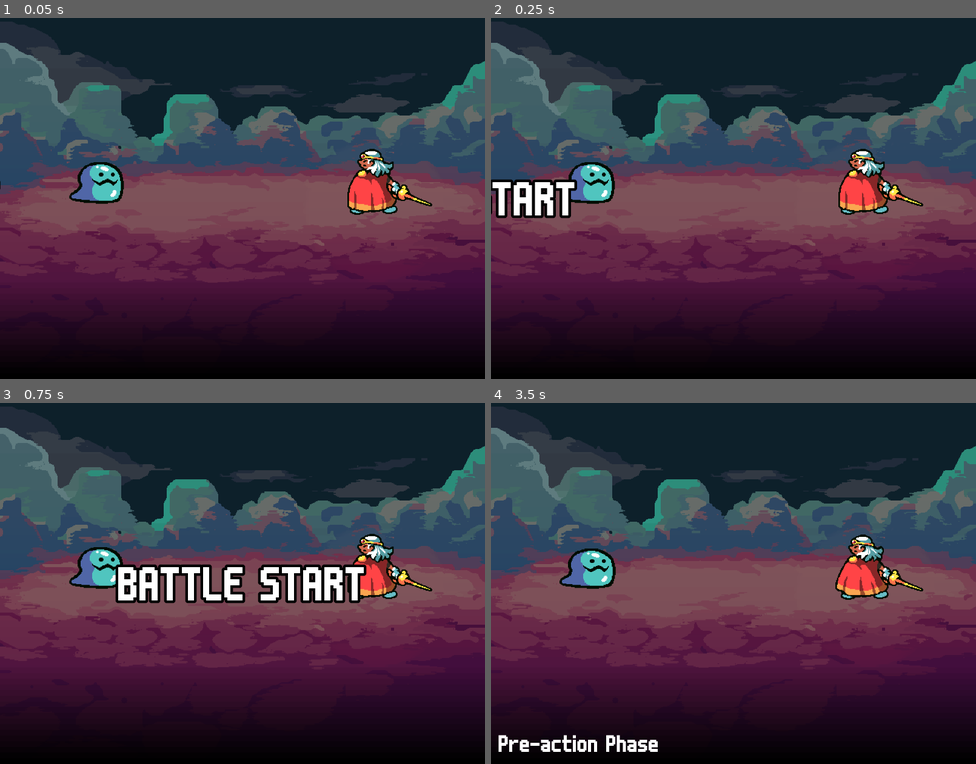
Above: before the commit, frames 1-4 (two rows, left to right).
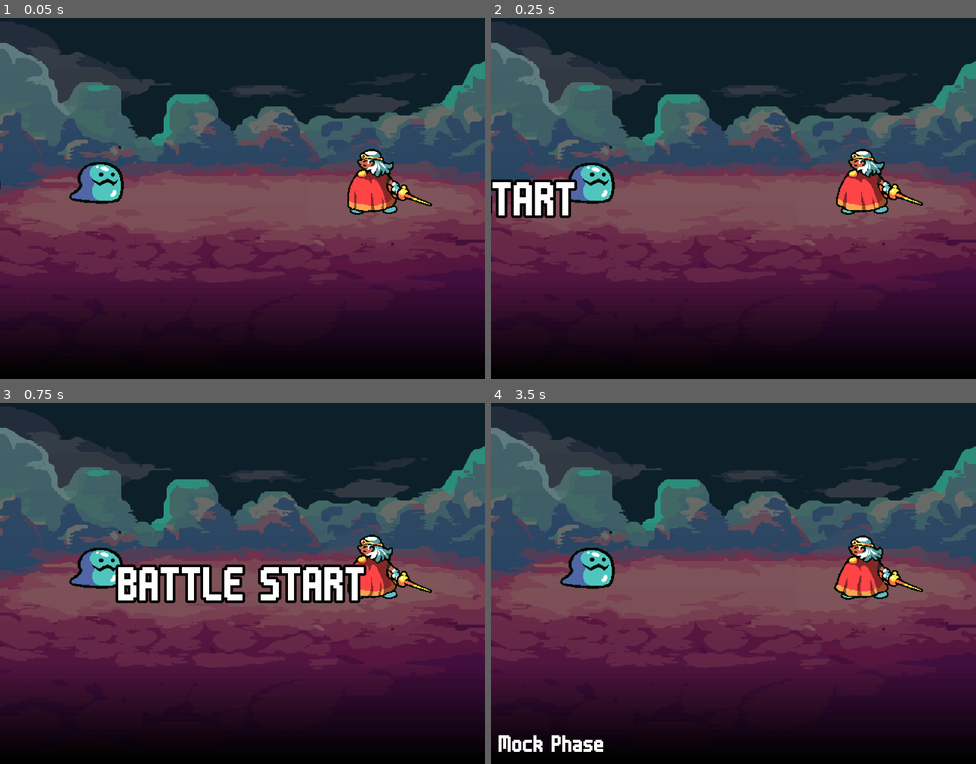
Above: after the commit, the same moments.

Repository: DevonOrxi/the-return
Game: Godot game, scene res://Source/Scene/Encounter.tscn
Two runs of this game, one before a commit and one after it. Both use one fixed random seed, a clock stepped at 60 frames per second and the inputs below.
Inputs:
- Up to frame 1 (0.05 s): no input
- Up to frame 2 (0.25 s): no input
- Up to frame 3 (0.75 s): tap Enter (ui_accept) at 0.5 s; hold Right (ui_right) from 0.53 s (still down)
- Up to frame 4 (3.5 s): tap Enter (ui_accept) at 0.77, 1.52, 3.02 s; release Right (ui_right) at 1.28 s; hold Down (ui_down) 1.28-2.03 s; hold Right (ui_right) 2.03-2.78 s; hold Up (ui_up) from 2.78 s (still down)

Frame 1 is identical in both runs. In frame 2, 0.3% of the frame differs, in the area x 16-90%, y 39-54%; in frame 3, 0.7%; in frame 4, 1.5%, in the area x 2-90%, y 36-97%.

Commit message:
Phase and conditions

Diff:
--- a/Source/Scene/Encounter.tscn
+++ b/Source/Scene/Encounter.tscn
@@ -1,13 +1,13 @@
 [gd_scene load_steps=35 format=3 uid="uid://2qkkk18xs7ko"]
 
-[ext_resource type="Script" path="res://Source/Script/Encounter.gd" id="1_17dv8"]
-[ext_resource type="Script" path="res://Source/Script/BattleInputManager.gd" id="2_krhk7"]
+[ext_resource type="Script" path="res://Source/Script/Battle/Encounter.gd" id="1_cn4w5"]
+[ext_resource type="Script" path="res://Source/Script/Battle/BattleManager.gd" id="2_m5152"]
 [ext_resource type="Texture2D" uid="uid://u7xy6hvu5m7l" path="res://Assets/Backgrounds/1-night.png" id="3_ahfx8"]
-[ext_resource type="Script" path="res://Source/Script/BattleManager.gd" id="4_4b3rh"]
-[ext_resource type="Script" path="res://Source/Script/Battler.gd" id="5_npck5"]
+[ext_resource type="Script" path="res://Source/Script/Battle/BattlePhase/BattlePhaseManager.gd" id="5_maqqs"]
+[ext_resource type="Script" path="res://Source/Script/Battle/Battler/Battler.gd" id="5_npck5"]
 [ext_resource type="Texture2D" uid="uid://crlc8m1hu2m6a" path="res://Assets/Battlers/Player/paladin/sprite-sheet-249x100.png" id="6_8g0j1"]
 [ext_resource type="Texture2D" uid="uid://dq2obprlv7hfh" path="res://Assets/Battlers/Enemy/Slime/sprite-sheet-141x107.png" id="7_hh4o3"]
-[ext_resource type="Script" path="res://Source/Script/UIManager.gd" id="8_d3th6"]
+[ext_resource type="Script" path="res://Source/Script/Battle/UIManager.gd" id="8_d3th6"]
 [ext_resource type="FontFile" uid="uid://dq40ewmey2fpc" path="res://Assets/Fonts/m6x11plus.ttf" id="9_p5plo"]
 
 [sub_resource type="AtlasTexture" id="AtlasTexture_2onxx"]
@@ -192,56 +192,77 @@
 grow_horizontal = 2
 grow_vertical = 2
 color = Color(1, 1, 1, 0)
-script = ExtResource("1_17dv8")
-
-[node name="InputManager" type="Node" parent="."]
-script = ExtResource("2_krhk7")
+script = ExtResource("1_cn4w5")
 
 [node name="Background" type="Sprite2D" parent="."]
 position = Vector2(320, 240)
 texture = ExtResource("3_ahfx8")
 
 [node name="BattleDirector" type="Node2D" parent="."]
-script = ExtResource("4_4b3rh")
-
-[node name="PlayerBattlers" type="Node2D" parent="BattleDirector"]
-position = Vector2(2.08165e-12, 2.08165e-12)
-
-[node name="Battler" type="Node2D" parent="BattleDirector/PlayerBattlers"]
+script = ExtResource("2_m5152")
+
+[node name="BattlePhaseManager" type="Node2D" parent="BattleDirector"]
+script = ExtResource("5_maqqs")
+
+[node name="Shhhhhhh" type="Node2D" parent="BattleDirector/BattlePhaseManager"]
+
+[node name="Intro" type="Node2D" parent="BattleDirector/BattlePhaseManager/Shhhhhhh"]
+visible = false
+
+[node name="Pre-Action" type="Node2D" parent="BattleDirector/BattlePhaseManager/Shhhhhhh"]
+visible = false
+
+[node name="Planning" type="Node2D" parent="BattleDirector/BattlePhaseManager/Shhhhhhh"]
+visible = false
+
+[node name="Execution" type="Node2D" parent="BattleDirector/BattlePhaseManager/Shhhhhhh"]
+visible = false
+
+[node name="Post-Planning" type="Node2D" parent="BattleDirector/BattlePhaseManager/Shhhhhhh"]
+visible = false
+
+[node name="Outro" type="Node2D" parent="BattleDirector/BattlePhaseManager/Shhhhhhh"]
+visible = false
+
+[node name="Battlers" type="Node2D" parent="BattleDirector"]
+
+[node name="Players" type="Node2D" parent="BattleDirector/Battlers"]
+
+[node name="Battler" type="Node2D" parent="BattleDirector/Battlers/Players"]
 position = Vector2(491, 256)
 script = ExtResource("5_npck5")
 metadata/_edit_group_ = true
 
-[node name="AnimatedSprite2D" type="AnimatedSprite2D" parent="BattleDirector/PlayerBattlers/Battler"]
+[node name="AnimatedSprite2D" type="AnimatedSprite2D" parent="BattleDirector/Battlers/Players/Battler"]
 texture_filter = 1
 position = Vector2(-21, -41)
 sprite_frames = SubResource("SpriteFrames_njty5")
 animation = &"idle"
 autoplay = "idle"
 
-[node name="AnimationPlayer" type="AnimationPlayer" parent="BattleDirector/PlayerBattlers/Battler"]
+[node name="AnimationPlayer" type="AnimationPlayer" parent="BattleDirector/Battlers/Players/Battler"]
 root_node = NodePath("../AnimatedSprite2D")
 libraries = {
 "": SubResource("AnimationLibrary_kmrlb")
 }
 autoplay = "idle"
 
-[node name="EnemyBattlers" type="Node2D" parent="BattleDirector"]
-
-[node name="Enemy" type="Node2D" parent="BattleDirector/EnemyBattlers"]
+[node name="Enemies" type="Node2D" parent="BattleDirector/Battlers"]
+
+[node name="Enemy" type="Node2D" parent="BattleDirector/Battlers/Enemies"]
 texture_filter = 1
 position = Vector2(132, 241)
 script = ExtResource("5_npck5")
 metadata/_edit_group_ = true
 
-[node name="AnimatedSprite2D" type="AnimatedSprite2D" parent="BattleDirector/EnemyBattlers/Enemy"]
+[node name="AnimatedSprite2D" type="AnimatedSprite2D" parent="BattleDirector/Battlers/Enemies/Enemy"]
 texture_filter = 1
 position = Vector2(21, -45)
 sprite_frames = SubResource("SpriteFrames_p7pyl")
 animation = &"idle"
 autoplay = "idle"
 
-[node name="AnimationPlayer" type="AnimationPlayer" parent="BattleDirector/EnemyBattlers/Enemy"]
+[node name="AnimationPlayer" type="AnimationPlayer" parent="BattleDirector/Battlers/Enemies/Enemy"]
 root_node = NodePath("../AnimatedSprite2D")
 
 [node name="UIManager" type="Control" parent="."]
@@ -304,6 +325,8 @@
 "": SubResource("AnimationLibrary_dq2om")
 }
 
-[connection signal="debug_signal" from="BattleDirector" to="UIManager" method="_on_battle_manager_debug_signal" flags=3]
-[connection signal="start_animation_finished" from="UIManager" to="." method="_on_ui_manager_start_animation_finished"]
+[connection signal="debug_signal" from="BattleDirector" to="UIManager" method="_on_battle_manager_debug_signal"]
+[connection signal="play_ui_animation" from="BattleDirector" to="UIManager" method="_on_battle_director_play_ui_animation"]
+[connection signal="phase_changed" from="BattleDirector/BattlePhaseManager" to="BattleDirector" method="_on_battle_phase_manager_phase_changed"]
+[connection signal="start_animation_finished" from="UIManager" to="BattleDirector" method="_on_ui_manager_start_animation_finished"]
 [connection signal="animation_finished" from="UIManager/UIAnimationPlayer" to="UIManager" method="_on_ui_animation_player_animation_finished"]
--- /dev/null
+++ b/Source/Script/Battle/BattleManager.gd
@@ -0,0 +1,39 @@
+extends Node
+
+class_name BattleDirector
+
+@onready var _phase_manager = $BattlePhaseManager
+
+var _current_actor: Battler
+var _turns: Array[Battler] = []
+signal debug_signal(text: String)
+signal play_ui_animation(animation_name: String)
+
+func _ready():
+	play_ui_animation.emit("intro")
+	_build_turn_order()
+
+func _process(_delta):
+	pass
+
+func _build_turn_order():
+	_turns = []
+	var players: Array[Battler] = []
+	var enemies: Array[Battler] = []
+
+	players.assign($Battlers/Players.get_children())
+	enemies.assign($Battlers/Enemies.get_children())
+
+	_turns.append_array(players)
+	_turns.append_array(enemies)
+	_turns.sort_custom(_is_battler_speed_faster)
+
+func _is_battler_speed_faster(a: Battler, b: Battler) -> bool:
+	return a.get_speed_stat() > b.get_speed_stat()
+
+func _on_ui_manager_start_animation_finished():
+	_phase_manager.start()
+
+func _on_battle_phase_manager_phase_changed(to_phase: BattlePhase):
+	if to_phase != null:
+		debug_signal.emit(to_phase.get_phase_name())
--- /dev/null
+++ b/Source/Script/Battle/BattlePhase/BattlePhase.gd
@@ -0,0 +1,31 @@
+extends Node2D
+
+class_name BattlePhase
+
+var _name: String
+var _change_conditions: Array[BattlePhaseChangeCondition]
+signal change_condition_met(to_phase: BattlePhase)
+
+func start():
+	visible = true
+	process_mode = Node.PROCESS_MODE_PAUSABLE
+
+func _init():
+	visible = false
+	process_mode = Node.PROCESS_MODE_DISABLED
+
+func _process(_delta):
+	_evaluate_all_conditions()
+
+func _evaluate_all_conditions():
+	for i in _change_conditions.size():
+		if _change_conditions[i].evaluate():
+			_condition_met(_change_conditions[i])
+			return
+
+func _condition_met(condition: BattlePhaseChangeCondition):
+	var next_phase = condition.get_next_phase()
+	change_condition_met.emit(next_phase)
+
+func get_phase_name() -> String:
+	return _name
--- /dev/null
+++ b/Source/Script/Battle/BattlePhase/BattlePhaseChangeCondition.gd
@@ -0,0 +1,8 @@
+
+class_name BattlePhaseChangeCondition
+
+func get_next_phase() -> BattlePhase:
+	return null
+
+func evaluate() -> bool:
+	return false
--- /dev/null
+++ b/Source/Script/Battle/BattlePhase/BattlePhaseManager.gd
@@ -0,0 +1,18 @@
+extends Node
+
+class_name BattlePhaseManager
+
+var _current_phase: BattlePhase
+signal phase_changed(to_phase: BattlePhase)
+
+func start():
+	var phase = MockPhase.new()
+	add_child(phase)
+	_current_phase = phase
+	phase.change_condition_met.connect(_change_phase)
+	phase.start()
+	_change_phase(_current_phase)
+
+func _change_phase(to_phase: BattlePhase):
+	_current_phase = to_phase
+	phase_changed.emit(to_phase)
--- /dev/null
+++ b/Source/Script/Battle/BattlePhase/Phases/MockPhase.gd
@@ -0,0 +1,30 @@
+extends BattlePhase
+
+class_name MockPhase
+
+class MockCondition extends BattlePhaseChangeCondition:
+
+	var evaluate_callable: Callable
+
+	func evaluate() -> bool:
+		return evaluate_callable.call()
+
+var mockTimer = 0
+
+func _init():
+	super._init()
+
+	var condition = MockCondition.new()
+	condition.evaluate_callable = _is_timer_up
+	_change_conditions = [condition]
+	name = "Mock Phase"
+	_name = "Mock Phase"
+
+func _process(delta):
+	super._process(delta)
+
+	if not _is_timer_up():
+		mockTimer += delta
+
+func _is_timer_up() -> bool:
+	return mockTimer >= 1
--- a/Source/Script/Battler.gd
+++ b/Source/Script/Battle/Battler/Battler.gd
@@ -2,17 +2,11 @@
 
 class_name Battler
 
-class Stats:
-	var speed: int
-
-	func _init(p_speed: int = 0):
-		speed = p_speed
-
-var _stats: Stats
+var _stats: BattlerStats
 @onready var animatedSprite = $AnimatedSprite2D
 
 func _init():
-	_stats = Stats.new(randi_range(0, 9))
+	_stats = BattlerStats.new(randi_range(0, 9))
 
 func get_speed_stat() -> int:
 	return _stats.speed
--- /dev/null
+++ b/Source/Script/Battle/Battler/BattlerStats.gd
@@ -0,0 +1,7 @@
+
+class_name BattlerStats
+
+var speed: int
+
+func _init(p_speed: int = 0):
+	speed = p_speed
--- /dev/null
+++ b/Source/Script/Battle/Encounter.gd
@@ -0,0 +1,4 @@
+extends Control
+
+func _ready():
+	pass
--- a/Source/Script/UIManager.gd
+++ b/Source/Script/Battle/UIManager.gd
@@ -13,14 +13,13 @@
 func _process(_delta):
 	pass
 
-func play_ui_animation(action_name: String):
-	_ui_animation_player.play(action_name)
-
-
 func _on_battle_manager_debug_signal(text: String):
 	_debug_label.text = text
-
 
 func _on_ui_animation_player_animation_finished(anim_name):
 	if anim_name == "intro":
 		start_animation_finished.emit()
+
+func _on_battle_director_play_ui_animation(animation_name):
+	await ready
+	_ui_animation_player.play(animation_name)
--- a/Source/Script/BattleManager.gd
+++ /dev/null
@@ -1,120 +0,0 @@
-extends Node2D
-
-class_name BattleManager
-
-enum BattlePhase {
-	BATTLE_START,
-	PRE_ACTION,
-	PLANNING,
-	ACTION,
-	POST_ACTION,
-	BATTLE_END
-}
-
-var _current_actor: Battler
-var _turns: Array[Battler] = []
-var _current_phase: BattlePhase = BattlePhase.BATTLE_START
-signal debug_signal(text: String)
-
-var _mock_timer = 0
-
-func _ready():
-	_build_turn_order()
-	process_mode = Node.PROCESS_MODE_DISABLED
-
-func _process(delta):
-	_mock_timer += delta
-	_run_current_phase()
-
-func _build_turn_order():
-	_turns = []
-	var players: Array[Battler] = []
-	var enemies: Array[Battler] = []
-
-	players.assign($PlayerBattlers.get_children())
-	enemies.assign($EnemyBattlers.get_children())
-
-	_turns.append_array(players)
-	_turns.append_array(enemies)
-	_turns.sort_custom(_is_battler_speed_faster)
-
-func _run_current_phase():
-	debug_signal.emit(_phase_to_str() + " Phase")
-
-	match _current_phase:
-		BattlePhase.BATTLE_START:
-			_battle_start_phase()
-		BattlePhase.PRE_ACTION:
-			_pre_action_phase()
-		BattlePhase.PLANNING:
-			_planning_phase()
-		BattlePhase.ACTION:
-			_action_phase()
-		BattlePhase.POST_ACTION:
-			_post_action_phase()
-		BattlePhase.BATTLE_END:
-			_battle_end_phase()
-
-func _battle_start_phase():
-	if _mock_timer >= 1:
-		_finished_phase()
-
-func _pre_action_phase():
-	if _mock_timer >= 1:
-		_finished_phase()
-
-func _planning_phase():
-	if _mock_timer >= 1:
-		_finished_phase()
-
-func _action_phase():
-	if _mock_timer >= 1:
-		_finished_phase()
-
-func _post_action_phase():
-	if _mock_timer >= 1:
-		_finished_phase()
-
-func _battle_end_phase():
-	if _mock_timer >= 1:
-		_finished_phase()
-
-func _finished_phase():
-	match _current_phase:
-		BattlePhase.BATTLE_START:
-			_set_battle_phase(BattlePhase.PRE_ACTION)
-		BattlePhase.PRE_ACTION:
-			_set_battle_phase(BattlePhase.PLANNING)
-		BattlePhase.PLANNING:
-			_set_battle_phase(BattlePhase.ACTION)
-		BattlePhase.ACTION:
-			_set_battle_phase(BattlePhase.POST_ACTION)
-		BattlePhase.POST_ACTION:
-			_set_battle_phase(BattlePhase.PRE_ACTION)
-		BattlePhase.BATTLE_END:
-			pass
-
-	_mock_timer = 0
-
-func _set_battle_phase(phase: BattlePhase):
-	_current_phase = phase
-
-func _is_battler_speed_faster(a: Battler, b: Battler) -> bool:
-	return a.get_speed_stat() > b.get_speed_stat()
-
-func _phase_to_str() -> String:
-		match _current_phase:
-			BattlePhase.BATTLE_START:
-				return "Intro"
-			BattlePhase.PRE_ACTION:
-				return "Pre-action"
-			BattlePhase.PLANNING:
-				return "Planning"
-			BattlePhase.ACTION:
-				return "Action"
-			BattlePhase.POST_ACTION:
-				return "Post-action"
-			BattlePhase.BATTLE_END:
-				return "Outro"
-			_:
-				return "INVALID"
--- a/Source/Script/Encounter.gd
+++ /dev/null
@@ -1,10 +0,0 @@
-extends Node
-
-@onready var _battle_director = $BattleDirector
-@onready var _ui_manager = $UIManager
-
-func _ready():
-	_ui_manager.play_ui_animation("intro")
-
-func _on_ui_manager_start_animation_finished():
-	_battle_director.process_mode = Node.PROCESS_MODE_PAUSABLE
--- a/Test.gdshader
+++ /dev/null
@@ -1,6 +0,0 @@
-shader_type canvas_item;
-render_mode blend_mul;
-
-void fragment() {
-	COLOR.rgb = COLOR.rgb * COLOR.a;
-}
--- a/UIPrototype.tscn
+++ /dev/null
@@ -1,20 +0,0 @@
-[gd_scene load_steps=3 format=3 uid="uid://b8sniv0xpr5io"]
-
-[ext_resource type="Script" path="res://Source/Script/NavigationController.gd" id="1_k54ln"]
-[ext_resource type="Script" path="res://Source/Script/BattleInputManager.gd" id="2_680xw"]
-
-[node name="Control" type="ColorRect"]
-anchors_preset = 15
-anchor_right = 1.0
-anchor_bottom = 1.0
-grow_horizontal = 2
-grow_vertical = 2
-color = Color(1, 0, 1, 1)
-
-[node name="NavigationController" type="Node" parent="."]
-script = ExtResource("1_k54ln")
-
-[node name="InputManager" type="Node" parent="."]
-script = ExtResource("2_680xw")
-
-[connection signal="inputSignal" from="InputManager" to="NavigationController" method="_on_input_manager_signal"]
Renamed: Source/Script/BattleInputManager.gd -> Source/Script/Battle/BattleInputManager.gd
Renamed: Source/Script/NavigationController.gd -> Source/Script/Battle/NavigationController.gd
Not shown, added: Assets/Database/depot.dpo
